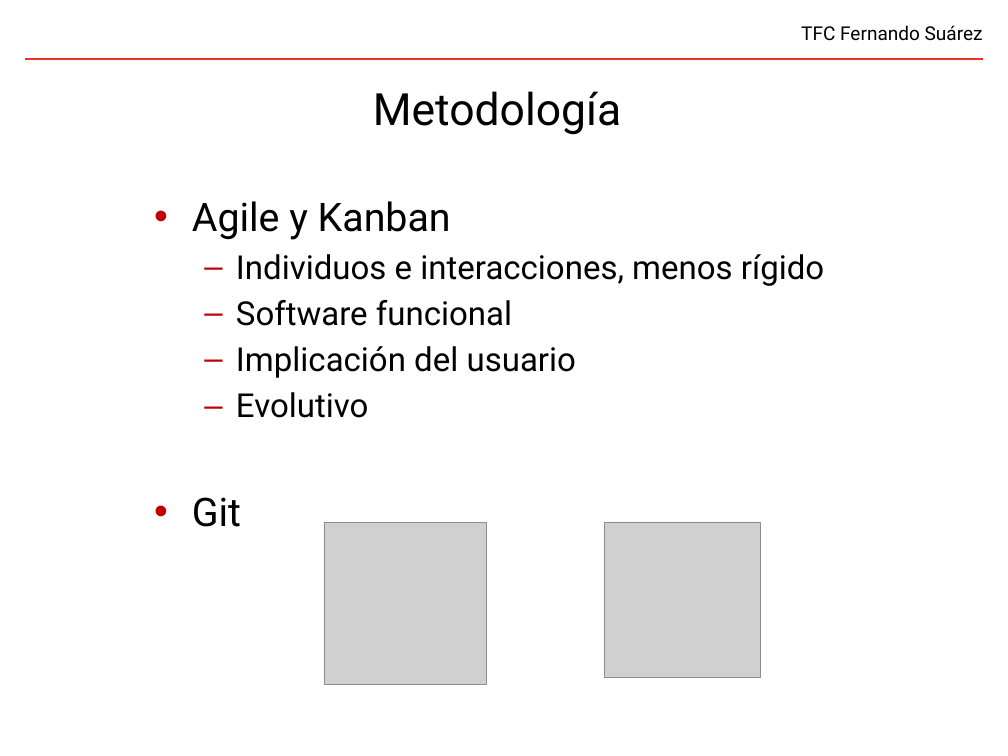
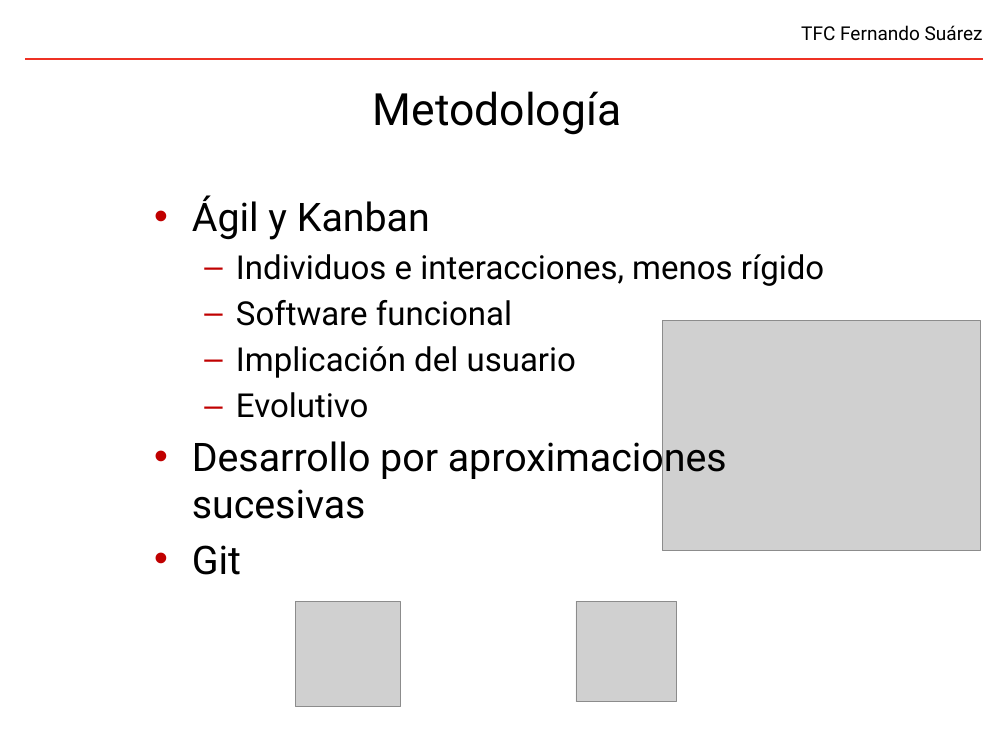
Before and after one commit to fsuarezj/toolBuilder-portlet, a slide deck: slide 7 of doc/presentation/presentacion.pptx. Drawn at 1008x756 pixels with LibreOffice and Linux fonts; fonts in the diff are those of the drawing; grey boxes stand for pictures; background and template pictures are left out. Boxes give left, top, right and bottom in pixels: in the first picture for what was removed or moved away, otherwise in the second. Text is boxed around its words. In the diff, an @@ line names an element or a change of style, - is before the commit and + after.

```diff
--- a/doc/presentation/presentacion.pptx
+++ b/doc/presentation/presentacion.pptx
@@ text at box(192, 196, 430, 240): text changed @@
-• Agile y Kanban
+• Ágil y Kanban
@@ picture added at box(662, 320, 981, 551) @@
@@ text at box(192, 435, 727, 519): paragraph added @@
+• Desarrollo por aproximaciones sucesivas
@@ picture removed at box(605, 522, 760, 678) @@
@@ picture: place and size @@
-picture at box(324, 522, 486, 685)
+picture at box(295, 601, 401, 706)
@@ picture added at box(576, 601, 677, 702) @@
```
Also in this commit, not shown: 6 other slides changed.
